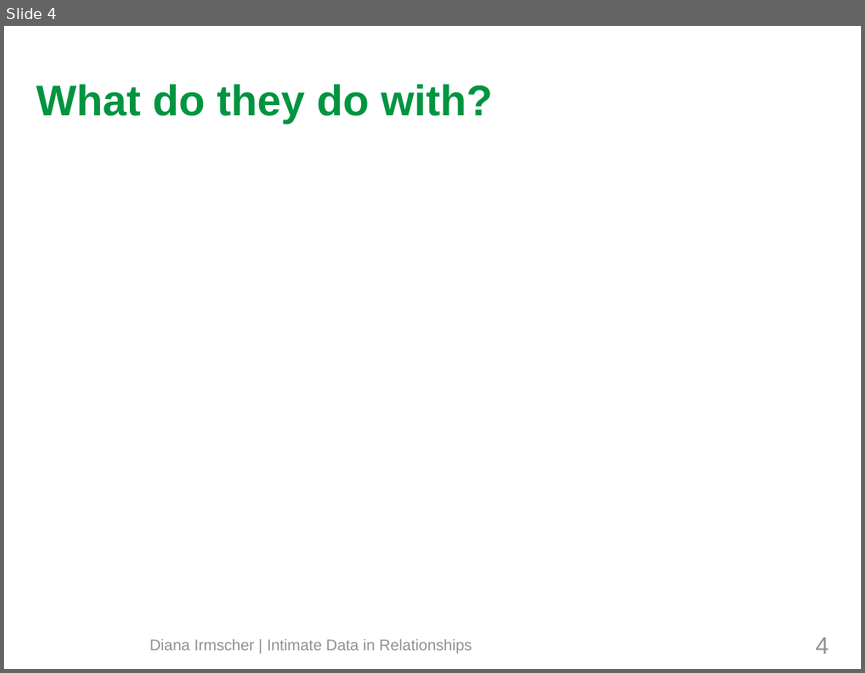
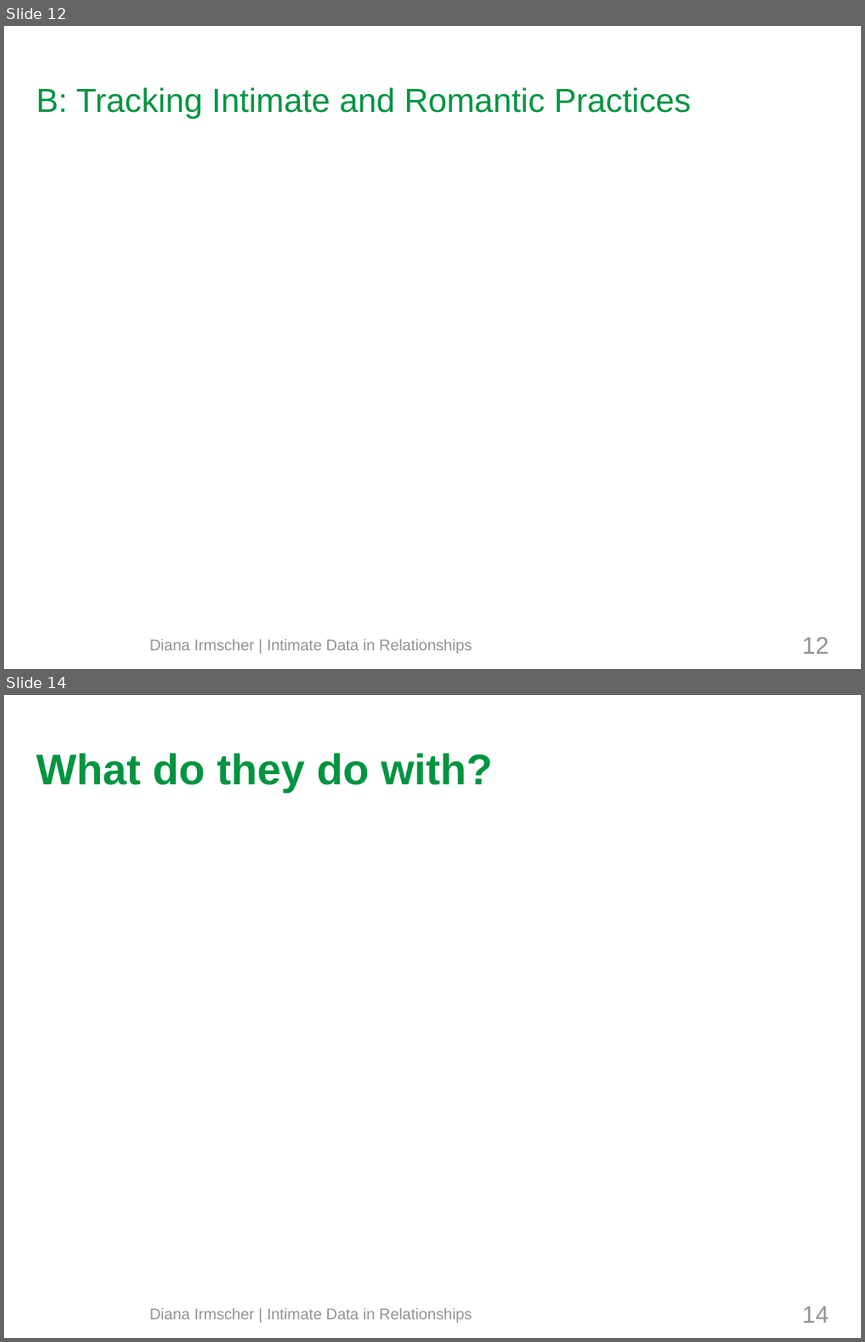
Before and after one commit to mieztatz/advanced_seminar_media_informatics, a slide deck: slides/final_presentation_irmscher.odp. Shown one above the other, each under a label of ours: slide 4 before the commit, slides 12 and 14 after it; the slides between them are not shown. The pictures are 865x673 and 865x1342 pixels, drawn with LibreOffice and Linux fonts; fonts in the diff are those of the drawing; background and template pictures are left out. Boxes give left, top, right and bottom in pixels: in the first picture for what was removed or moved away, otherwise in the second. Text is boxed around its words. In the diff, an @@ line names an element or a change of style, - is before the commit and + after.

```diff
--- a/slides/final_presentation_irmscher.odp
+++ b/slides/final_presentation_irmscher.odp
@@ slide 12 added at (4,26,861,669), background #FFFFFF @@
@@ title added at (36,87,691,119), 28 pt, text #009440 @@
+B: Tracking Intimate and Romantic Practices
@@ page number added at (802,636,828,653), 20 pt, text #919191 @@
+12
@@ text added at (149,639,472,653), 13 pt, text #919191 @@
+Diana Irmscher | Intimate Data in Relationships
@@ what was slide 4 is now slide 14 @@
@@ page number at (802,1306,828,1322): text changed @@
-4
+14
```
Also in this commit, not shown: 3 slides changed, 12 other slides added, 10 other files.
